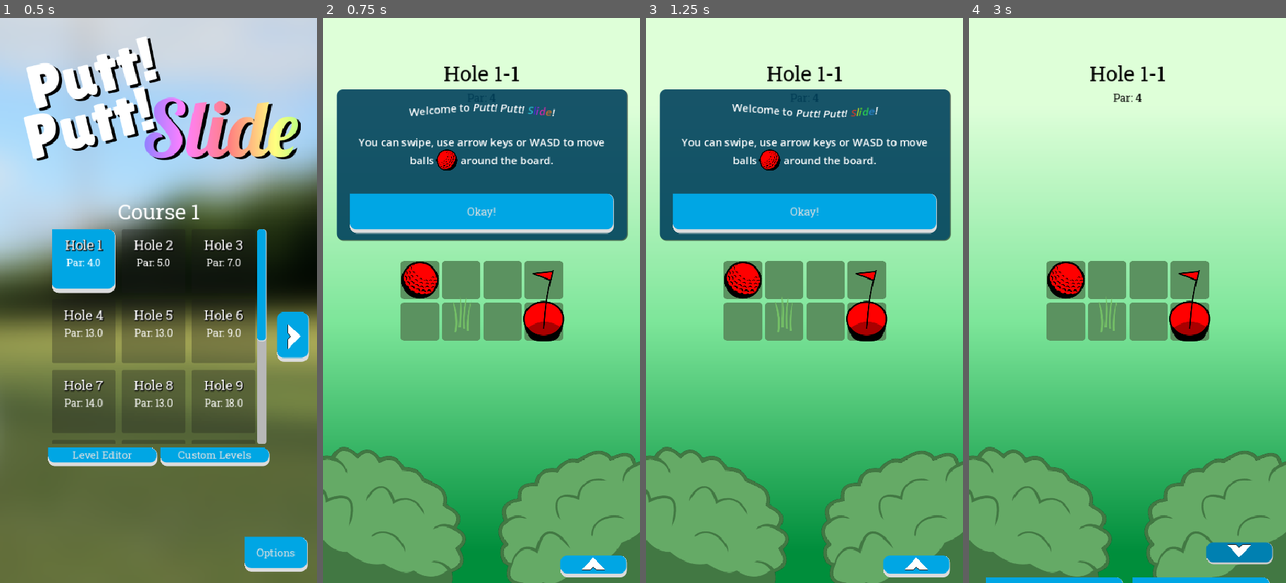
Above: before the commit, frames 1-4 (left to right).
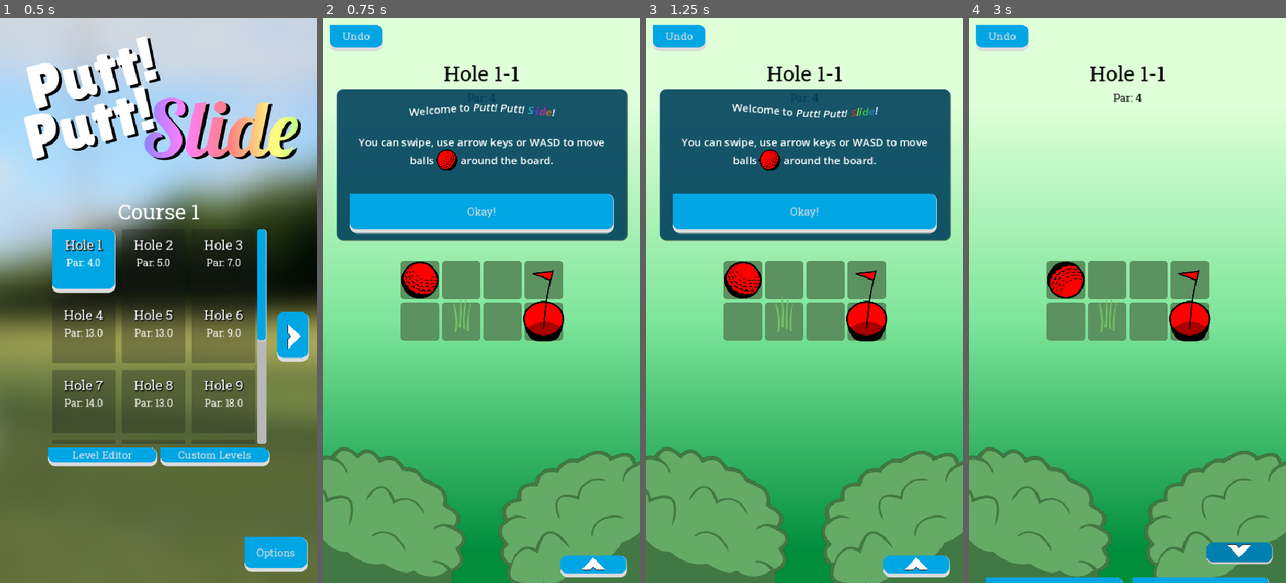
Above: after the commit, the same moments.

Repository: twincannon/GemSlide
Game: Godot game, scene res://scenes/splash_screen.tscn
Same seed, same stepped clock (60 frames per second), same inputs: the game is played once before the commit and once after it. Sound files missing from this copy of the repository are replaced by a short silence.
Inputs (mouse positions are in pixels of both pictures, inside the frame that each line leads up to):
- Up to frame 1 (0.5 s): no input
- Up to frame 2 (0.75 s): click (405, 260) at 0.5 s
- Up to frame 3 (1.25 s): no input
- Up to frame 4 (3 s): click (1000, 40) at 1.25 s, where only the run after the commit has a clickable "Undo"; click "Okay!" at 2 s; click (1238, 566) at 2.75 s

Frame 1 is identical in both runs. In frame 2, 0.8% of the frame differs, in the area x 2-19%, y 1-6%; in frame 3, 0.8%; in frame 4, 1.1%, in the area x 2-73%, y 1-54%.

Commit message:
Undo WIP and misc cleanup

Diff:
--- a/data/worlds/world01.tres
+++ b/data/worlds/world01.tres
@@ -1,24 +1,6 @@
-[gd_resource type="Resource" script_class="WorldData" load_steps=38 format=3 uid="uid://2tkl00twcud0"]
+[gd_resource type="Resource" script_class="WorldData" load_steps=20 format=3 uid="uid://2tkl00twcud0"]
 
-[ext_resource type="PackedScene" uid="uid://bu5dihe64rs8x" path="res://scenes/levels/world1/level01-01.tscn" id="1_12ety"]
-[ext_resource type="Script" path="res://scripts/level_editor/world_data.gd" id="1_lghh4"]
-[ext_resource type="PackedScene" uid="uid://0nbcdfn0ni0j" path="res://scenes/levels/world1/level01-02.tscn" id="2_0bxwp"]
-[ext_resource type="PackedScene" uid="uid://cxsj0qlfck0m5" path="res://scenes/levels/world1/level01-03.tscn" id="3_730cb"]
-[ext_resource type="PackedScene" uid="uid://c37amel13rqlo" path="res://scenes/levels/world1/level01-04.tscn" id="4_vwauh"]
-[ext_resource type="PackedScene" uid="uid://cp7iwc26d0aj5" path="res://scenes/levels/world1/level01-05.tscn" id="5_ly3no"]
-[ext_resource type="PackedScene" uid="uid://c8w80gnu7ceha" path="res://scenes/levels/world1/level01-06.tscn" id="6_iv4i5"]
-[ext_resource type="PackedScene" uid="uid://bjwlblalfeegw" path="res://scenes/levels/world1/level01-05a.tscn" id="6_wt4vj"]
-[ext_resource type="PackedScene" uid="uid://dorx7ig114n2q" path="res://scenes/levels/world1/level01-05b.tscn" id="7_2aexm"]
-[ext_resource type="PackedScene" uid="uid://8x821dvpqar5" path="res://scenes/levels/world1/level01-07.tscn" id="7_vug2v"]
-[ext_resource type="PackedScene" uid="uid://1lcockp3kab0" path="res://scenes/levels/world1/level01-06a.tscn" id="8_b2ubu"]
-[ext_resource type="PackedScene" uid="uid://guwbeewumrg1" path="res://scenes/levels/world1/level01-05c.tscn" id="8_ok1mi"]
-[ext_resource type="PackedScene" uid="uid://bd2w4kts3yytx" path="res://scenes/levels/world1/level01-08.tscn" id="8_ymex2"]
-[ext_resource type="PackedScene" uid="uid://bugodnyxku1l4" path="res://scenes/levels/world1/level01-09.tscn" id="9_7pbsw"]
-[ext_resource type="PackedScene" uid="uid://ukua6vjplp5u" path="res://scenes/levels/world1/level01-06c.tscn" id="11_1ablq"]
-[ext_resource type="PackedScene" uid="uid://kmaudm1tmlm" path="res://scenes/levels/world1/level01-06b.tscn" id="11_k1ylk"]
-[ext_resource type="PackedScene" uid="uid://cdo7u77bq8ig3" path="res://scenes/levels/world1/level01-07a.tscn" id="13_dac6f"]
-[ext_resource type="PackedScene" uid="uid://ck1cx1du23oth" path="res://scenes/levels/world1/level01-08a.tscn" id="16_28aeg"]
-[ext_resource type="PackedScene" uid="uid://cqvhtwf8s4jvg" path="res://scenes/levels/world1/level01-09a.tscn" id="17_4g87i"]
+[ext_resource type="Script" uid="uid://cyixeajdgt8u8" path="res://scripts/level_editor/world_data.gd" id="1_lghh4"]
 [ext_resource type="JSON" path="res://scenes/levels/world1/level01-01.json" id="19_jfg0m"]
 [ext_resource type="JSON" path="res://scenes/levels/world1/level01-02.json" id="20_vlog5"]
 [ext_resource type="JSON" path="res://scenes/levels/world1/level01-03.json" id="21_ytoga"]
@@ -40,5 +22,4 @@
 
 [resource]
 script = ExtResource("1_lghh4")
-level_data = Array[PackedScene]([ExtResource("1_12ety"), ExtResource("2_0bxwp"), ExtResource("3_730cb"), ExtResource("4_vwauh"), ExtResource("5_ly3no"), ExtResource("6_wt4vj"), ExtResource("7_2aexm"), ExtResource("8_ok1mi"), ExtResource("6_iv4i5"), ExtResource("8_b2ubu"), ExtResource("11_k1ylk"), ExtResource("11_1ablq"), ExtResource("7_vug2v"), ExtResource("13_dac6f"), ExtResource("8_ymex2"), ExtResource("16_28aeg"), ExtResource("9_7pbsw"), ExtResource("17_4g87i")])
 level_data_json = Array[JSON]([ExtResource("19_jfg0m"), ExtResource("20_vlog5"), ExtResource("21_ytoga"), ExtResource(" …(362 unchanged characters)…
--- a/scenes/game.tscn
+++ b/scenes/game.tscn
@@ -332,15 +332,23 @@
 grow_horizontal = 0
 grow_vertical = 0
 
+[node name="UndoButton" type="Button" parent="Canvas/HUD"]
+layout_mode = 0
+offset_left = 10.0
+offset_top = 10.0
+offset_right = 90.0
+offset_bottom = 50.0
+text = "Undo"
+
 [node name="BushRight" type="Sprite2D" parent="."]
-z_index = -10
+z_index = -99
 position = Vector2(442, 845)
 rotation = -0.376991
 scale = Vector2(0.711827, 0.641037)
 texture = ExtResource("5_176mw")
 
 [node name="BushLeft" type="Sprite2D" parent="."]
-z_index = -10
+z_index = -99
 position = Vector2(20, 851)
 rotation = 0.553269
 scale = Vector2(0.711827, 0.641037)
@@ -389,3 +397,4 @@
 [connection signal="pressed" from="Canvas/HUD/BottomButtonsContainer/BottomButtonsMarginContainer/VBoxContainer/HBoxContainer2/ExpandHUDButton" to="." method="_on_expand_hud_button_pressed"]
 [connection signal="pressed" from="Canvas/HUD/BottomButtonsContainer/BottomButtonsMarginContainer/VBoxContainer/BottomButtons/MarginContainer2/HUDMainMenuButton" to="." method="_on_hud_main_menu_button_pressed"]
 [connection signal="pressed" from="Canvas/HUD/BottomButtonsContainer/BottomButtonsMarginContainer/VBoxContainer/BottomButtons/MarginContainer/HUDRetryButton" to="." method="_on_hud_retry_button_pressed"]
+[connection signal="pressed" from="Canvas/HUD/UndoButton" to="." method="_on_undo_button_pressed"]
--- a/scripts/entities/entity.gd
+++ b/scripts/entities/entity.gd
@@ -14,6 +14,7 @@
 
 var entity_sprite:Sprite2D # Sprite for moving, rotating intended to be at 0,0 with 0 rotation by default
 var entity_id := 0
+var entity_type:int #enum EntityType
 
 var moving := false
 
@@ -24,7 +25,7 @@
 signal on_movement_done
 signal on_entity_pre_move(entity:Entity, dir:Vector2i)
 
-func _initialize_entity():
+func _initialize_entity(game:Game):
 	# Called after all entiites have been added and had their ready() called
 	pass
 
@@ -170,3 +171,7 @@
 	if entity_sprite:
 		entity_sprite.position = Vector2(0,0)
 		entity_sprite.rotation = 0
+
+func get_properties() -> Dictionary:
+	var dict = {"moves":moves, "stuck":stuck}
+	return dict
--- a/scripts/entities/gem.gd
+++ b/scripts/entities/gem.gd
@@ -16,6 +16,9 @@
 	moves = true
 	%GemSpriteRotAnchor.rotation = randf_range(-PI, PI)
 	add_to_group("gems")
+
+func _initialize_entity(game:Game):
+	connect("on_goal_animation_finished", game.on_gem_goal_anim_finished.bind())
 
 #func _process(_delta):
 #	$Control/LabelGridPos.text = str(grid_pos.x, ",", grid_pos.y)
@@ -103,6 +106,11 @@
 	$BlockedAnchor.position = Vector2(0,0)
 	$BlockedAnchor.rotation = 0
 
+func get_properties() -> Dictionary:
+	var dict = super()
+	dict["gem_in_goal"] = gem_in_goal
+	return dict
+
 #func on_number_squished():
 #	$GemSprite.z_index += 1
 #	death_tween = create_tween().set_parallel(true)
--- a/scripts/entities/goal.gd
+++ b/scripts/entities/goal.gd
@@ -48,3 +48,8 @@
 		if other_ent_color_comp and $ColorComponent.color == other_ent_color_comp.color:
 			return false
 	return true
+
+func get_properties() -> Dictionary:
+	var dict = super()
+	dict["filled"] = filled
+	return dict
--- a/scripts/entities/pressure_plate.gd
+++ b/scripts/entities/pressure_plate.gd
@@ -16,3 +16,8 @@
 	for e in Globals.get_game_node().entities:
 		if e.entity_id == entity_id:
 			e._on_activated()
+
+func get_properties() -> Dictionary:
+	var dict = super()
+	dict["pressed"] = pressed
+	return dict
--- a/scripts/entities/sand_trap.gd
+++ b/scripts/entities/sand_trap.gd
@@ -27,3 +27,9 @@
 		if moves_to_escape <= 0:
 			entity.stuck = false
 			entity.on_entity_pre_move.disconnect(pre_move)
+
+func get_properties() -> Dictionary:
+	var dict = super()
+	dict["moves_to_escape"] = moves_to_escape
+	dict["fill_visible"] = $Fill.visible #Maybe this is unnecessary: if moves_to_escape is 0, the fill is not visible
+	return dict
--- a/scripts/entities/teleporter.gd
+++ b/scripts/entities/teleporter.gd
@@ -6,7 +6,7 @@
 func _ready():
 	moves = false
 
-func _initialize_entity():
+func _initialize_entity(game:Game):
 	var other_teleporter = find_next_teleporter()
 	if other_teleporter:
 		$Arrow.look_at(other_teleporter.global_position)
--- a/scripts/game.gd
+++ b/scripts/game.gd
@@ -40,8 +40,13 @@
 
 var data:Dictionary = { }
 
+var undo_manager:UndoManager
+
 func _ready():
 	get_tree().get_root().size_changed.connect(on_viewport_changed.bind())
+
+	undo_manager = UndoManager.new()
+	undo_manager.game = self
 
 	if Globals.current_level_data:
 		data = Globals.current_level_data.get_data()
@@ -61,8 +66,12 @@
 		var new_icon = entity_icon_scene.instantiate()
 		if new_icon:
 			new_icon.set_entity_type(data["Entities"][i] as Globals.EntityType)
-			new_icon.set_entity_id(data["EntityIDs"][i])
-			entities_to_load.append(new_icon.get_entity())
+			new_icon.set_entity_id(data["EntityIDs"][i]) #What is this for?
+			var new_entity = new_icon.get_entity()
+			if new_entity: #check for null as we intend to have null entries
+				new_entity.entity_type = data["Entities"][i] as Globals.EntityType
+				new_entity.entity_id = data["EntityIDs"][i]
+			entities_to_load.append(new_entity) #get instantiated entity
 
 	%ParLabel.text = "Par: " + str(int(data["ParMoves"]))
 
@@ -92,18 +101,19 @@
 					var entity = entities_to_load[currentNum]
 					if entity:
 						tile_instance.on_entity_spawned_on_tile()
-						$GridAnchor.add_child(entity)
-						entity.position = tile_instance.position
-						#entity.scale = tilenode.transform.get_scale() # do we want this?
-						entity.set_grid_pos(Vector2i(x,y))
-						entities.append(entity)
-						if entity is Gem:
-							entity.on_goal_animation_finished.connect(on_gem_goal_anim_finished)
+						add_entity_to_grid(entity, Vector2i(x,y))
 			currentNum += 1
 	for e in entities:
-		e._initialize_entity()
+		e._initialize_entity(self)
 	on_viewport_changed()
-
+	undo_manager.push_game_state()
+
+func add_entity_to_grid(entity:Entity, grid_pos:Vector2i):
+	$GridAnchor.add_child(entity)
+	entity.position = get_position_at_grid_pos(grid_pos)
+	#entity.scale = tilenode.transform.get_scale() # do we want this?
+	entity.set_grid_pos(grid_pos)
+	entities.append(entity)
 
 func on_viewport_changed():
 	$GridAnchor.position = %GridPos.position
@@ -255,6 +265,7 @@
 		for e in entities:
 			if e.moving:
 				e.on_movement_done.connect(check_for_last_movement)
+		undo_manager.push_game_state()
 
 func check_for_last_movement(entity:Entity):
 	entity.on_movement_done.disconnect(check_for_last_movement)
@@ -466,3 +477,7 @@
 		bottom_buttons_tween.tween_property(%BottomButtonsContainer, "position:y", -100, 0.5).as_relative()
 	else:
 		bottom_buttons_tween.tween_property(%BottomButtonsContainer, "position:y", 100, 0.5).as_relative()
+
+
+func _on_undo_button_pressed() -> void:
+	undo_manager.pop_game_state()
--- /dev/null
+++ b/scripts/undo/undo_entity_state.gd
@@ -0,0 +1,7 @@
+class_name UndoEntityState
+extends Node
+
+var entity_id:int
+var grid_pos:Vector2i
+var entity_type:int
+var properties:Dictionary #Entity specific properties
--- /dev/null
+++ b/scripts/undo/undo_game_state.gd
@@ -0,0 +1,5 @@
+class_name UndoGameState
+extends Node
+
+var moves_count:int
+var entity_states:Array[UndoEntityState]
--- /dev/null
+++ b/scripts/undo/undo_manager.gd
@@ -0,0 +1,42 @@
+class_name UndoManager
+extends Node
+
+var game:Game
+var game_states:Array[UndoGameState]
+
+func push_game_state():
+	print("pushing new gamestate")
+	var new_game_state := UndoGameState.new()
+	new_game_state.moves_count = game.moves
+
+	for e in game.entities:
+		if e in game.entities_to_remove:
+			continue #safety check
+		var ent_state = UndoEntityState.new()
+		ent_state.entity_id = e.entity_id
+		ent_state.entity_type = e.entity_type
+		ent_state.grid_pos = e.grid_pos
+		print(Globals.EntityType.keys()[e.entity_type]) #make sure this actually returns "Teleporter" etc
+		ent_state.properties = e.get_properties()
+		new_game_state.entity_states.append(ent_state)
+
+	game_states.append(new_game_state)
+	pass
+
+func pop_game_state():
+	if game_states.size() <= 0:
+		return
+	print("Popping gamestate")
+	for e in game.entities:
+		e.queue_free()
+	game.entities.clear()
+	if game_states.size() > 0:
+		var state = game_states.pop_back()
+		for ent_state in state.entity_states:
+			var icon_inst = game.entity_icon_scene.instantiate()
+			if icon_inst:
+				icon_inst.set_entity_type(ent_state.entity_type)
+				icon_inst.set_entity_id(ent_state.entity_id)
+				var new_ent = icon_inst.get_entity()
+				if new_ent:
+					game.add_entity_to_grid(new_ent, ent_state.grid_pos)
Not shown: 1 places in scenes/levels/world1/level01-01.tscn that only renumber resources
Not shown: 1 places in scenes/levels/world4/level04-01.tscn that only renumber resources
Not shown, added: scripts/undo/undo_entity_state.gd.uid
Not shown, added: scripts/undo/undo_game_state.gd.uid
Not shown, added: scripts/undo/undo_manager.gd.uid
